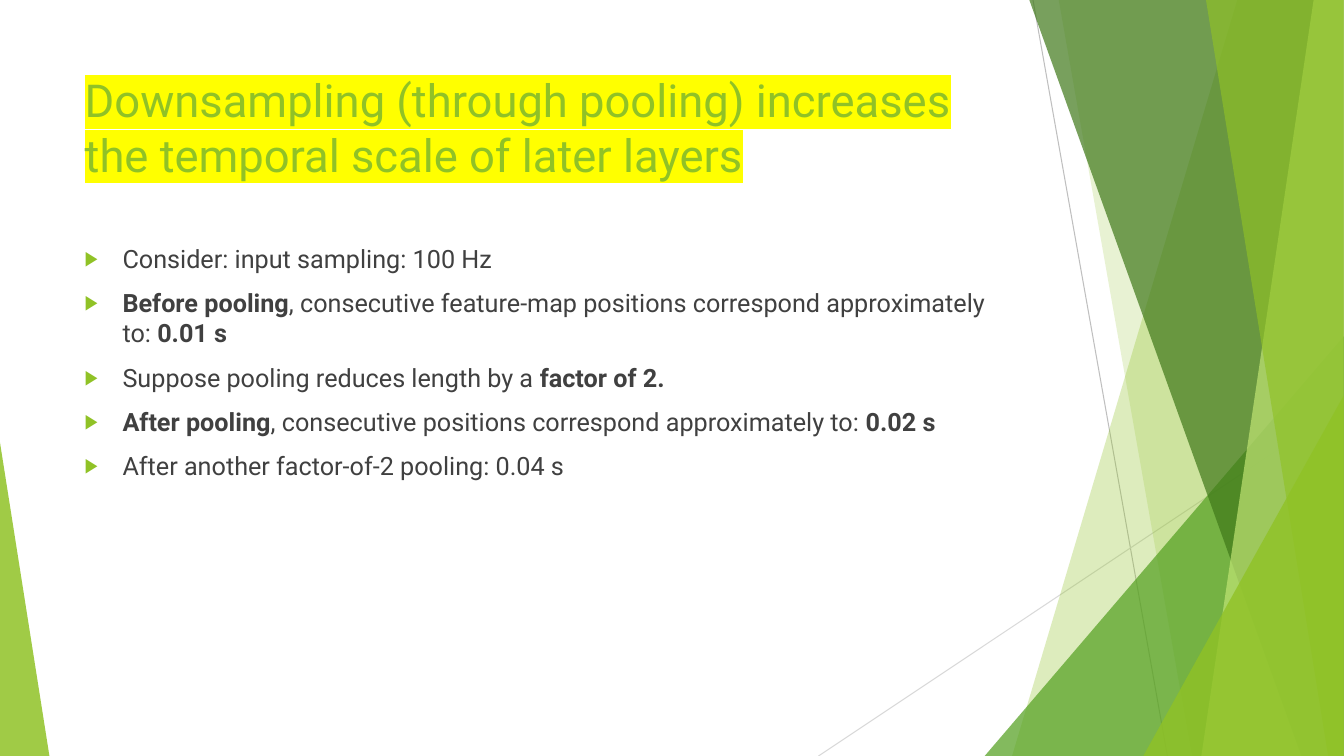
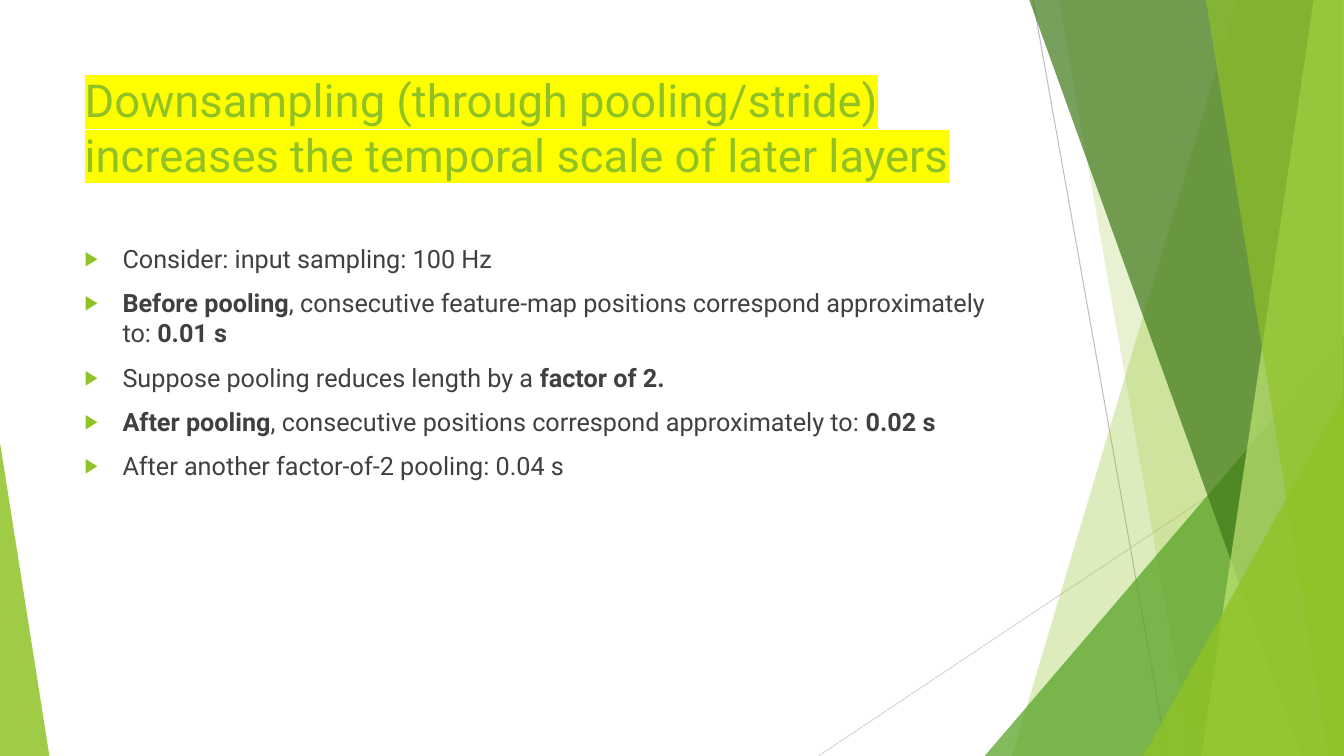
Before and after one commit to FranzGH/timeseries, a slide deck: slide 79 of Slides/05 CNNs.pptx (slide 80 before the commit). Drawn at 1344x756 pixels with LibreOffice and Linux fonts; fonts in the diff are those of the drawing. Boxes give left, top, right and bottom in pixels: in the first picture for what was removed or moved away, otherwise in the second. Text is boxed around its words. In the diff, an @@ line names an element or a change of style, - is before the commit and + after.

```diff
--- a/Slides/05 CNNs.pptx
+++ b/Slides/05 CNNs.pptx
@@ title at (x1=85, y1=81, x2=947, y2=182): text changed @@
-Downsampling (through pooling) increases the temporal scale of later layers
+Downsampling (through pooling/stride) increases the temporal scale of later layers
```
Also in this commit, not shown: 26 other slides changed, 1 slide removed, 4 other files.
